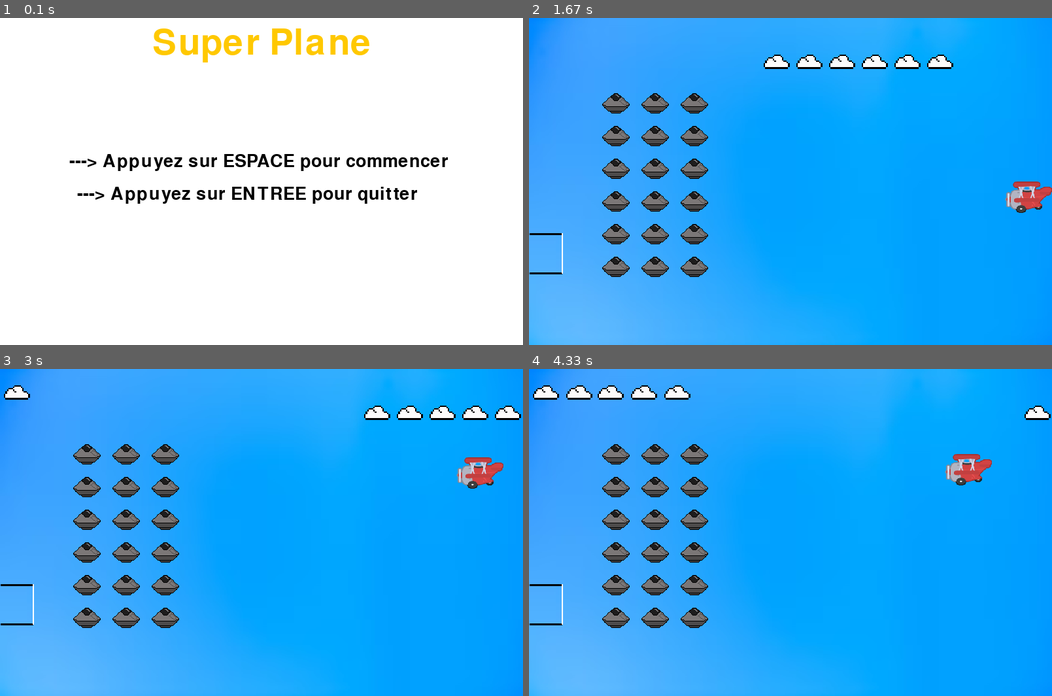
Above: before the commit, frames 1-4 (two rows, left to right).
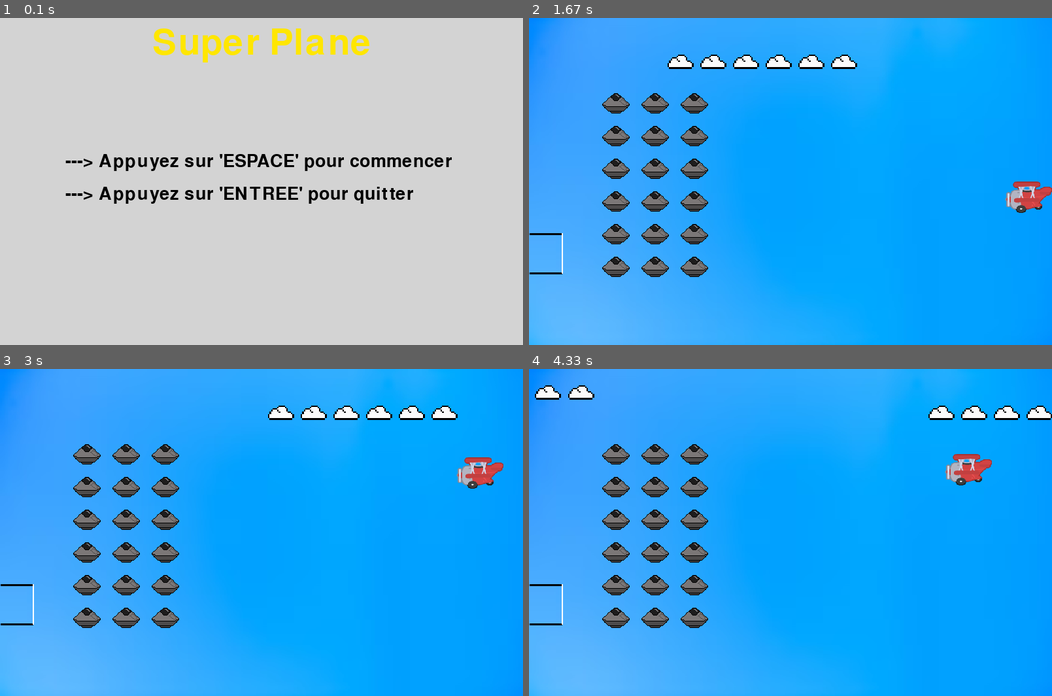
Above: after the commit, the same moments.

Repository: Ghali-Boukili/Avion-pygame
Game: pygame game, started from Ghali.jeu.py.py
Same seed, same stepped clock (60 frames per second), same inputs: the game is played once before the commit and once after it.
Inputs:
- Up to frame 1 (0.1 s): no input
- Up to frame 2 (1.67 s): tap Space at 0.33 s
- Up to frame 3 (3 s): hold Up 1.67-2.13 s; hold Right 2.17-2.63 s; hold Left from 2.67 s (still down)
- Up to frame 4 (4.33 s): release Left at 3.2 s; hold Down 3.23-3.53 s; hold Left 3.57-3.97 s; hold Up from 4 s (still down)

The runs differ from the first frame. In frame 1, 99% of the frame differs, in the area x 0-100%, y 0-100%; in frame 2, 1.2%; in frame 3, 1.2%; in frame 4, 1.2%.

Commit message:
Ghali.jeu.py.py

Diff:
--- a/Ghali.jeu.py.py
+++ b/Ghali.jeu.py.py
@@ -25,14 +25,14 @@
 
 
 fontDebut1 = pygame.font.SysFont("Knewave", 40)
-texteDebut1 = fontDebut1.render("---> Appuyez sur ESPACE pour commencer ", True, (0, 0, 0))
+texteDebut1 = fontDebut1.render("---> Appuyez sur 'ESPACE' pour commencer ", True, (0, 0, 0))
 positionTexteDebut1 = texteDebut1.get_rect(center=(400, 220))  # centré
 
-texteDebut2 = fontDebut1.render("---> Appuyez sur ENTREE pour quitter", True, (0, 0, 0))
-positionTexteDebut2 = texteDebut2.get_rect(center=(378, 270))
+texteDebut2 = fontDebut1.render("---> Appuyez sur 'ENTREE' pour quitter", True, (0, 0, 0))
+positionTexteDebut2 = texteDebut2.get_rect(center=(366, 270))
 
 fontDebut3 = pygame.font.SysFont("Confortaa", 80)
-texteDebut3 = fontDebut3.render("Super Plane", True, (255, 200, 0))
+texteDebut3 = fontDebut3.render("Super Plane", True, (255, 230, 0))
 positionTexteDebut3 = texteDebut3.get_rect(center=(400, 40))
 
 fontFin = pygame.font.SysFont("Arial", 100)
@@ -62,10 +62,18 @@
 Porte1 = (1,random.randint(80,400))
 Porte2 = (1,Porte1[1]+60)
 Porte3 = (50,Porte1[1])
+
 rectPorte1 = pygame.Rect(Porte1[0], Porte1[1], 50, 3)
 rectPorte2 = pygame.Rect(Porte2[0], Porte2[1], 50, 3)
 rectPorte3 = pygame.Rect(Porte3[0], Porte1[1], 2, 62)
 
+rectAvion =  pygame.Rect(positionAvion[0],positionAvion[1], 72, 48 )
+
+for positionAlien in Aliens :
+    rectAlien = pygame.Rect(positionAlien[0], positionAlien[1], 45,40)
+
+for positionNuage in Nuages:
+    rectNuage = pygame.Rect(Porte3[0], Porte1[1], 75,70)
 
 debutJeu = False
 
@@ -73,7 +81,7 @@
     global fenetre, debutJeu
 
     if not debutJeu:
-        fenetre.fill((255, 255,255))  # Fond noir
+        fenetre.fill((211, 211,211))  # Fond noir
         fenetre.blit(texteDebut1, positionTexteDebut1)
         fenetre.blit(texteDebut2, positionTexteDebut2)
         fenetre.blit(texteDebut3, positionTexteDebut3)
@@ -108,6 +116,7 @@
     touchesPressees = pygame.key.get_pressed()
     if not debutJeu:
         if touchesPressees[pygame.K_SPACE]:
+            pygame.time.wait(1000)
             debutJeu = True
         elif touchesPressees[pygame.K_RETURN]:
             continuer = 0
@@ -143,9 +152,6 @@
     dessiner()
     gererClavierEtSouris()
 
-
-
-
     for i in range(len(Nuages)):
             Nuages[i] = (Nuages[i][0]+a, Nuages[i][1])
             if Nuages[i][0] > 800:
@@ -156,6 +162,13 @@
                 score = 1
 
 
+    if rectAvion.colliderect(rectAlien):
+        positionAvion.remove()
+        imageAvion = imageAvionPerdu
+        for i in range(len(positionAvion)):
+            positionAvion[i] = (positionAvion[i][0],positionAvion[i][1]+4)
+
+
 
 ## A la fin, lorsque l'on sortira de la boucle, on demandera à Pygame de quitter proprement
 pygame.quit()
